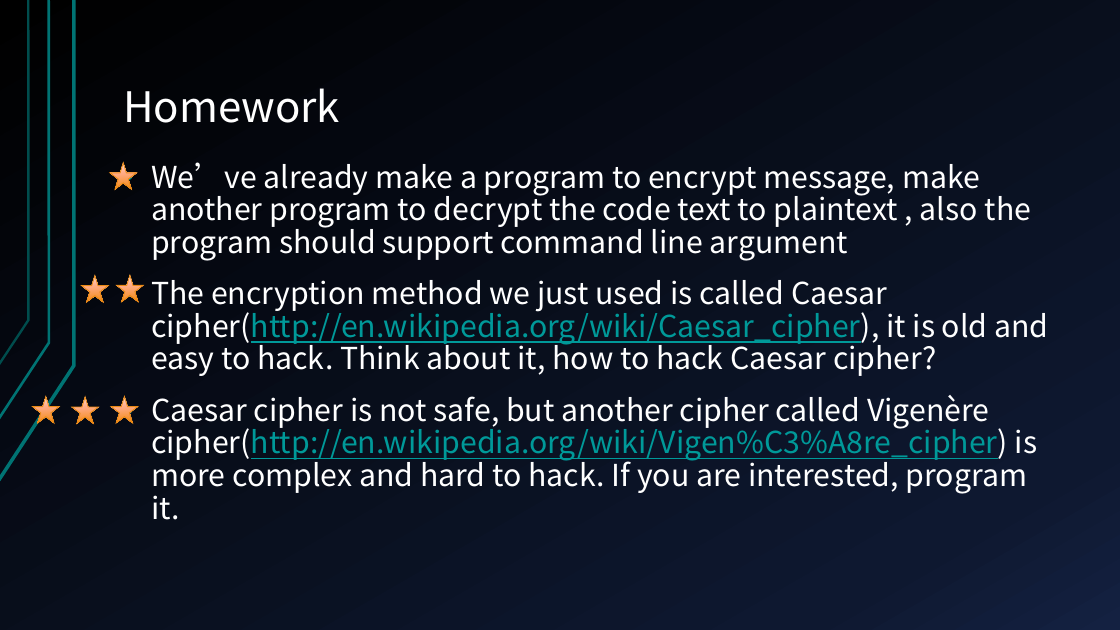
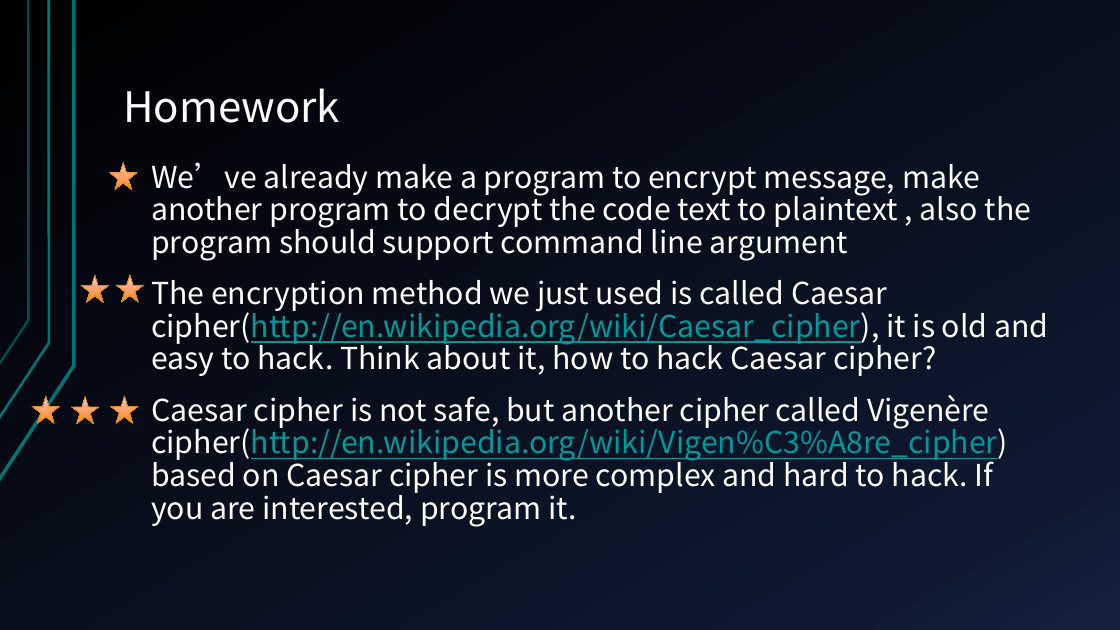
Before and after one commit to Aaron-Cai/C-basis, a slide deck: slide 9 of slide/C Programming Language 02.pptx. Drawn at 1120x630 pixels with LibreOffice and Linux fonts; fonts in the diff are those of the drawing. Boxes give left, top, right and bottom in pixels: in the first picture for what was removed or moved away, otherwise in the second. Text is boxed around its words. In the diff, an @@ line names an element or a change of style, - is before the commit and + after.

```diff
--- a/slide/C Programming Language 02.pptx
+++ b/slide/C Programming Language 02.pptx
@@ text at bbox=[151, 395, 1008, 527]: text changed @@
-• Caesar cipher is not safe, but another cipher called Vigenère cipher(http://en.wikipedia.org/wiki/Vigen%C3%A8re_cipher) is more complex and hard to hack. If you are interested, program it.
+• Caesar cipher is not safe, but another cipher called Vigenère cipher(http://en.wikipedia.org/wiki/Vigen%C3%A8re_cipher) based on Caesar cipher is more complex and hard to hack. If you are interested, program it.
```
Also in this commit, not shown: 2 other files.
